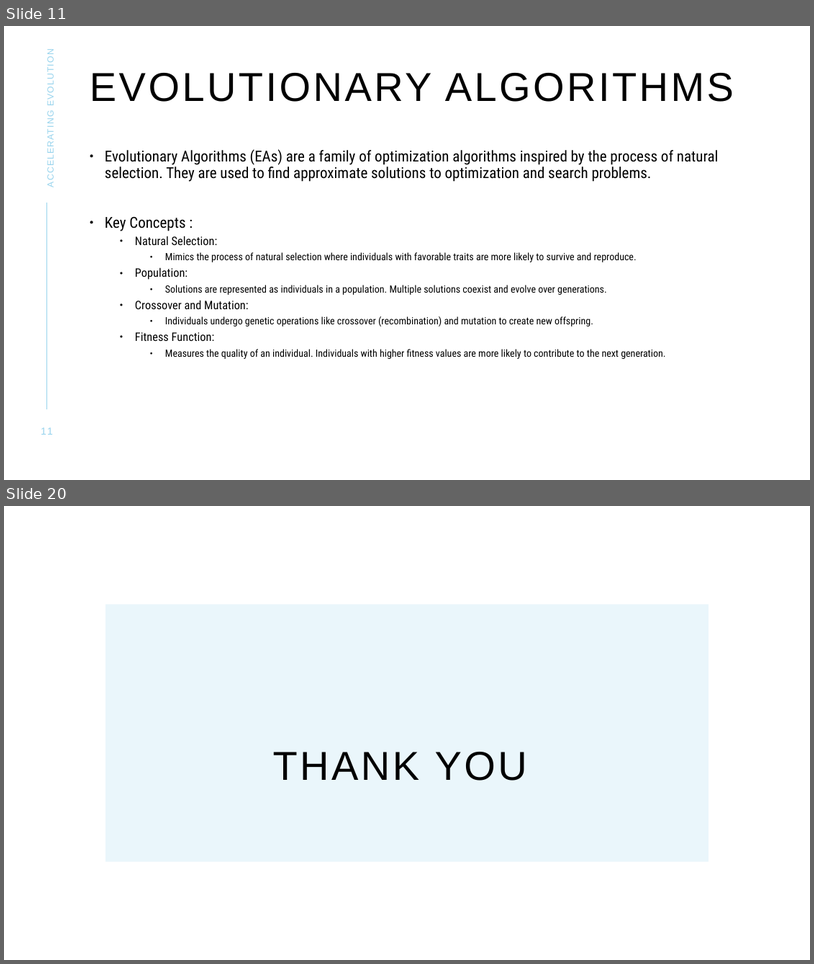
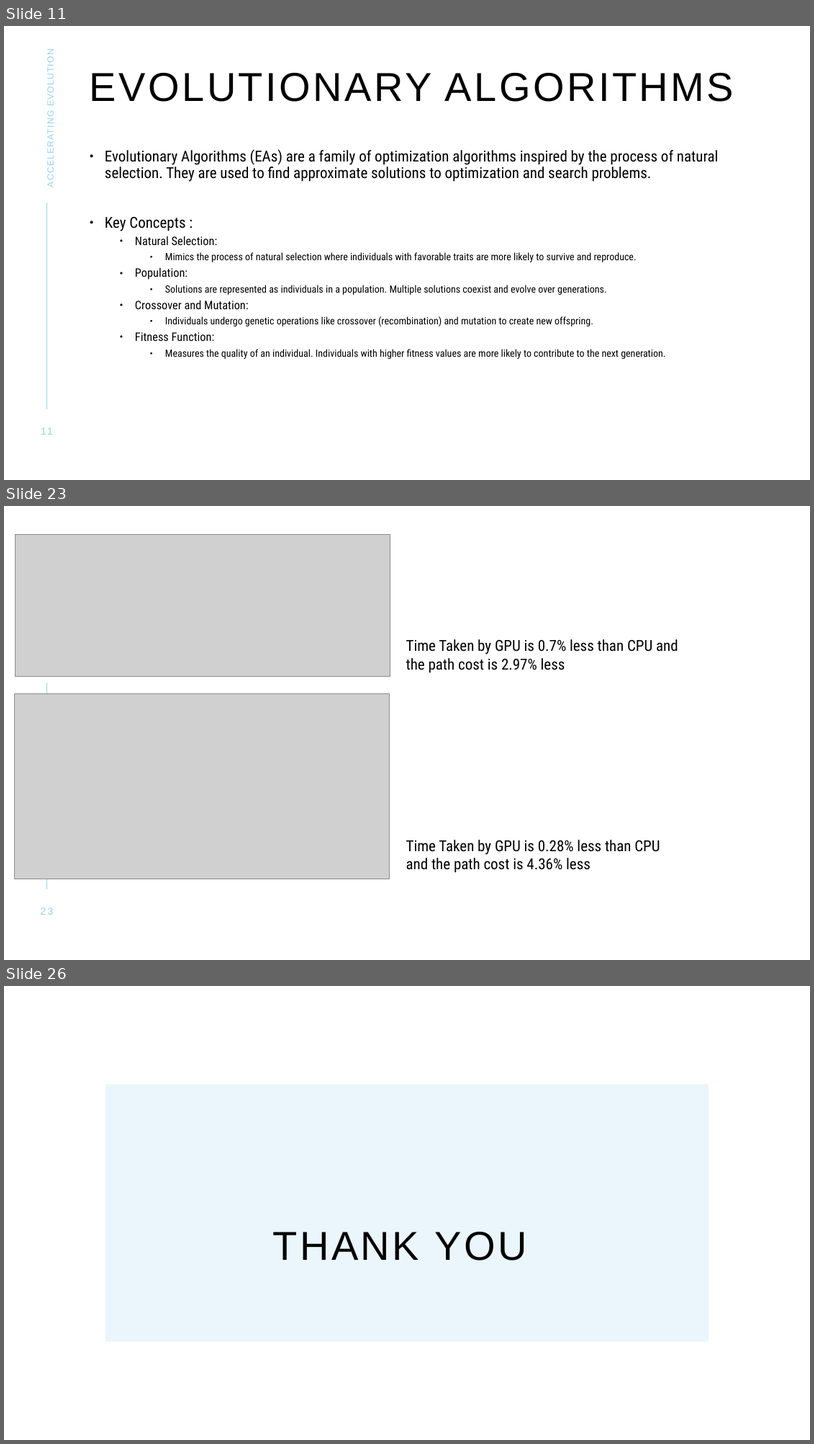
Before and after one commit to Ashirbad-Sarangi/evolutionary_algo_gpu, a slide deck: data/documents/GPU_Presentation_v2.pptx. Shown one above the other, each under a label of ours: slides 11 and 20 before the commit, slides 11, 23 and 26 after it; the slides between them are not shown. The pictures are 814x964 and 814x1444 pixels, drawn with LibreOffice and Linux fonts; fonts in the diff are those of the drawing; grey boxes stand for pictures. Boxes give left, top, right and bottom in pixels: in the first picture for what was removed or moved away, otherwise in the second. Text is boxed around its words. In the diff, an @@ line names an element or a change of style, - is before the commit and + after.

```diff
--- a/data/documents/GPU_Presentation_v2.pptx
+++ b/data/documents/GPU_Presentation_v2.pptx
@@ slide 23 added at <box>4,506,810,960</box>, background #FFFFFF; not listed: 1 template element that a slide beside it also shows @@
@@ picture added at <box>15,534,391,676</box> @@
@@ text added at <box>406,639,679,673</box>, 18 pt, text #000000 @@
+Time Taken by GPU is 0.7% less than CPU and the path cost is 2.97% less
@@ picture added at <box>15,694,390,879</box> @@
@@ text added at <box>406,839,660,872</box>, 18 pt, text #000000 @@
+Time Taken by GPU is 0.28% less than CPU and the path cost is 4.36% less
@@ page number added at <box>41,907,54,914</box>, 12 pt, text #96D3ED @@
+23
@@ what was slide 20 is now slide 26 @@
```
Also in this commit, not shown: 6 slides changed, 11 other slides added, 6 slides removed, 15 other files.
